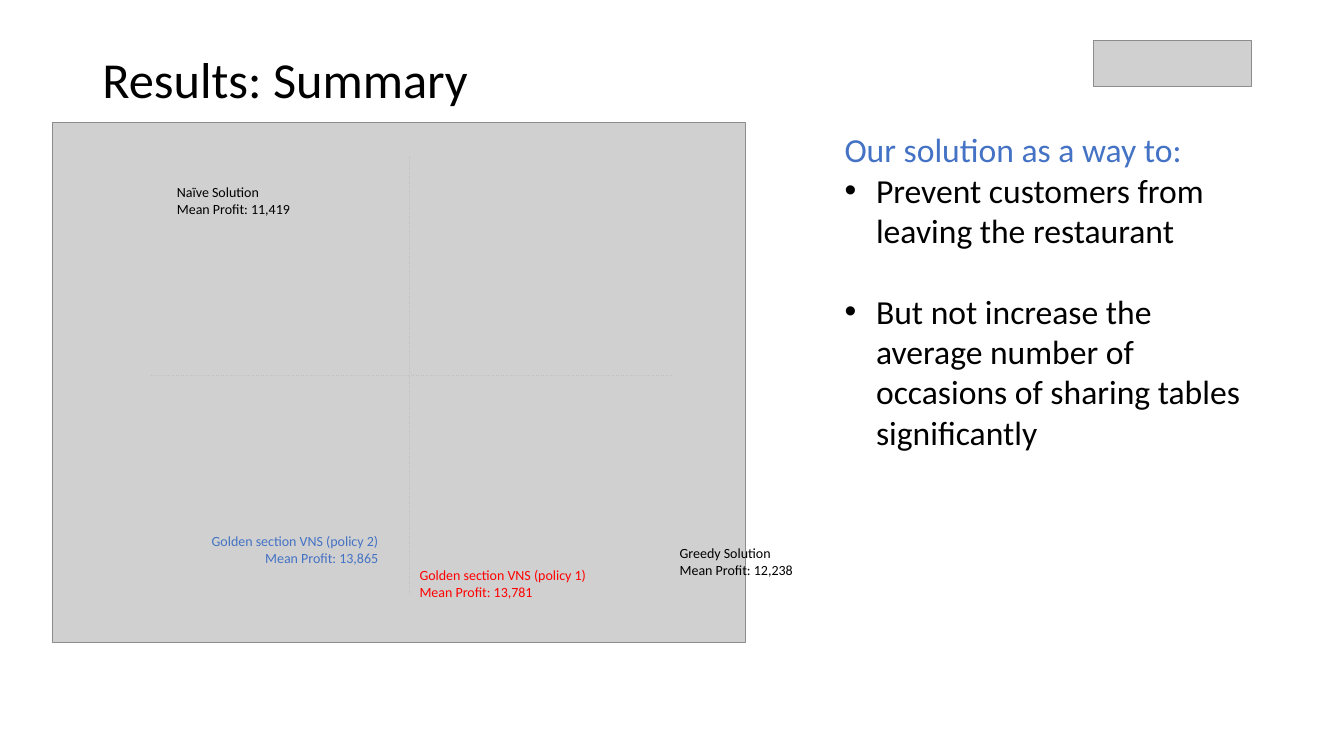
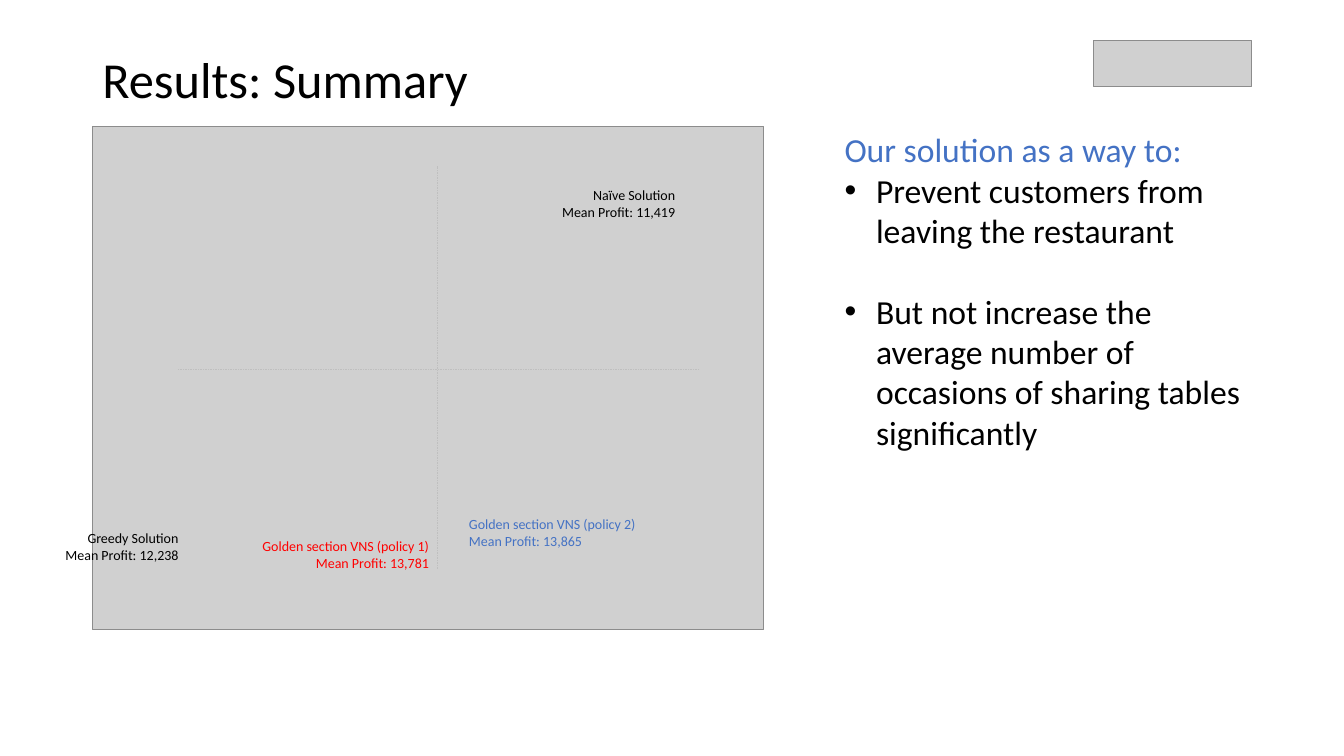
Before and after one commit to parkjan4/OptSim, a slide deck: slide 38 of Presentation.pptx. Drawn at 1344x756 pixels with LibreOffice and Linux fonts; fonts in the diff are those of the drawing; grey boxes stand for pictures. Boxes give left, top, right and bottom in pixels: in the first picture for what was removed or moved away, otherwise in the second. Text is boxed around its words. In the diff, an @@ line names an element or a change of style, - is before the commit and + after.

```diff
--- a/Presentation.pptx
+++ b/Presentation.pptx
@@ picture: place and size @@
-picture at [52,123,746,643]
+picture at [93,126,764,630]
@@ line moved from (409, 595) - (409, 156) to (438, 569) - (438, 165) @@
@@ text "Naïve Solution": place and size @@
-text "Naïve Solution" at [177,187,290,216]
+text "Naïve Solution" at [562,190,675,219]
@@ line moved from (673, 375) - (151, 375) to (700, 370) - (178, 370) @@
@@ alignment left to right in 3 elements at [262,541,429,570], [562,190,675,219], [65,531,179,564] @@
@@ text "Greedy Solution": place and size @@
-text "Greedy Solution" at [680,546,793,579]
+text "Greedy Solution" at [65,531,179,564]
@@ text "Golden section VNS (policy 1)": place and size @@
-text "Golden section VNS (policy 1)" at [420,570,586,599]
+text "Golden section VNS (policy 1)" at [262,541,429,570]
@@ text "Golden section VNS (policy 2)": place and size @@
-text "Golden section VNS (policy 2)" at [212,536,378,565]
+text "Golden section VNS (policy 2)" at [469,519,635,548]
@@ text "Golden section VNS (policy 2)" at [469,519,635,548]: alignment right to left @@
```
Also in this commit, not shown: 2 slides added, 1 slide removed, 1 other file.
